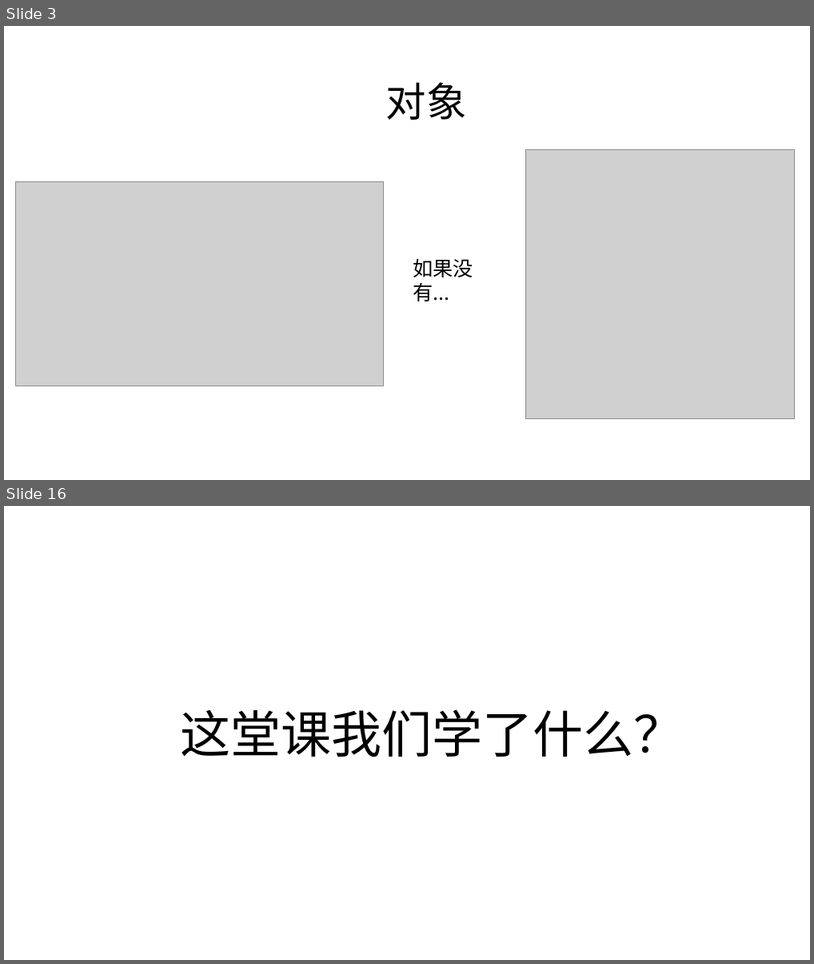
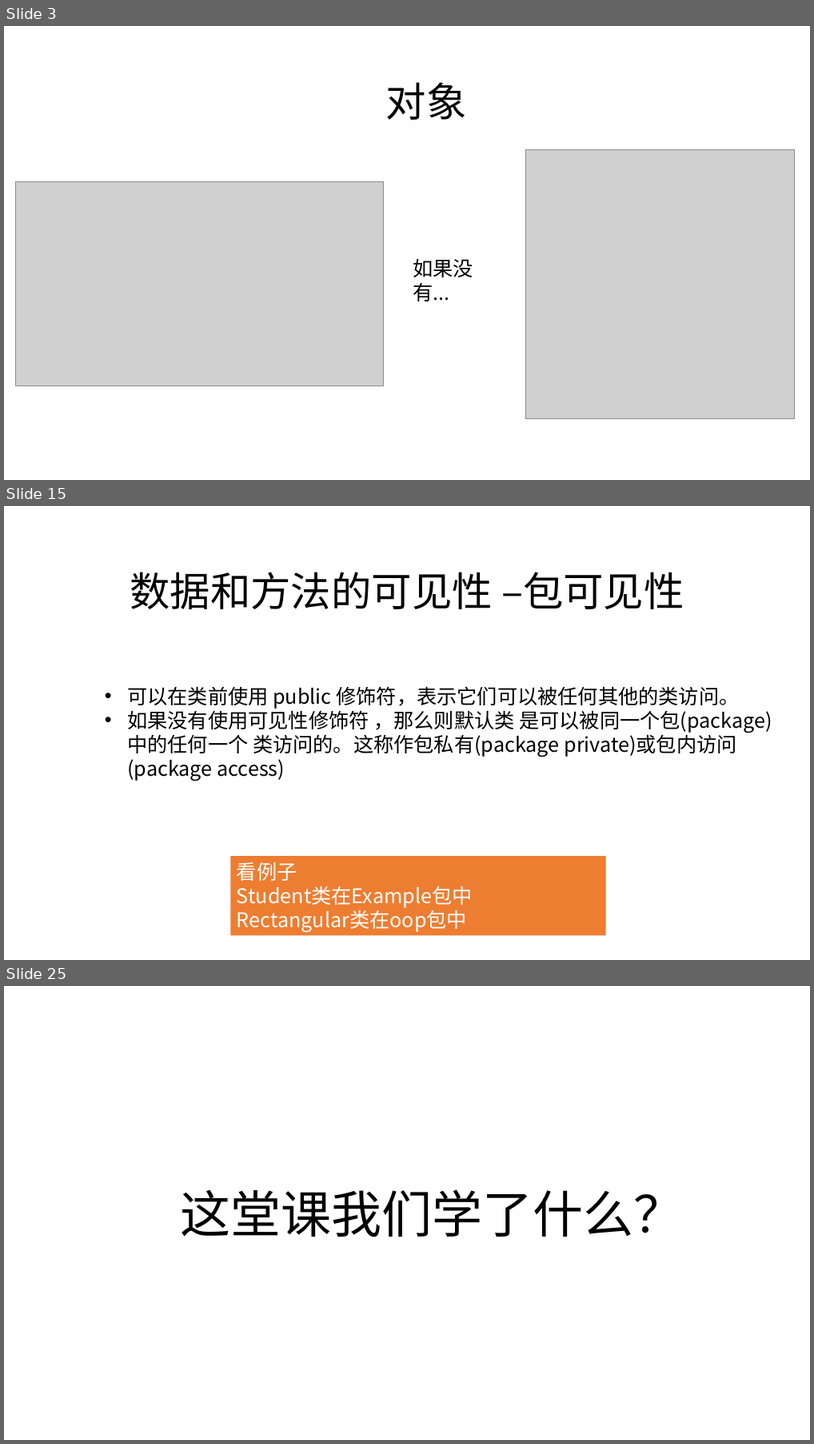
Before and after one commit to zjyesir/hmc_java_1, a slide deck: ppt/9. 对象和类.pptx. Shown one above the other, each under a label of ours: slides 3 and 16 before the commit, slides 3, 15 and 25 after it; the slides between them are not shown. The pictures are 814x964 and 814x1444 pixels, drawn with LibreOffice and Linux fonts; fonts in the diff are those of the drawing; grey boxes stand for pictures; background and template pictures are left out. Boxes give left, top, right and bottom in pixels: in the first picture for what was removed or moved away, otherwise in the second. Text is boxed around its words. In the diff, an @@ line names an element or a change of style, - is before the commit and + after.

```diff
--- a/ppt/9. 对象和类.pptx
+++ b/ppt/9. 对象和类.pptx
@@ slide 15 added at bbox=[4, 506, 810, 960], background picture (left out) @@
@@ text added at bbox=[130, 572, 685, 609], 48 pt, text #000000 @@
+数据和方法的可见性 –包可见性
@@ text added at bbox=[127, 686, 773, 781], 24 pt, text #000000 @@
+• 可以在类前使用 public 修饰符，表示它们可以被任何其他的类访问。
+• 如果没有使用可见性修饰符 ，那么则默认类 是可以被同一个包(package)中的任何一个 类访问的。这称作包私有(package private)或包内访问(package access)
@@ rectangle added at bbox=[231, 856, 606, 935], fill #ED7D31, 24 pt, text #FFFFFF @@
+看例子
+Student类在Example包中
+Rectangular类在oop包中
@@ what was slide 16 is now slide 25 @@
```
Also in this commit, not shown: 3 slides changed, 18 other slides added, 10 slides removed, 3 other files.
